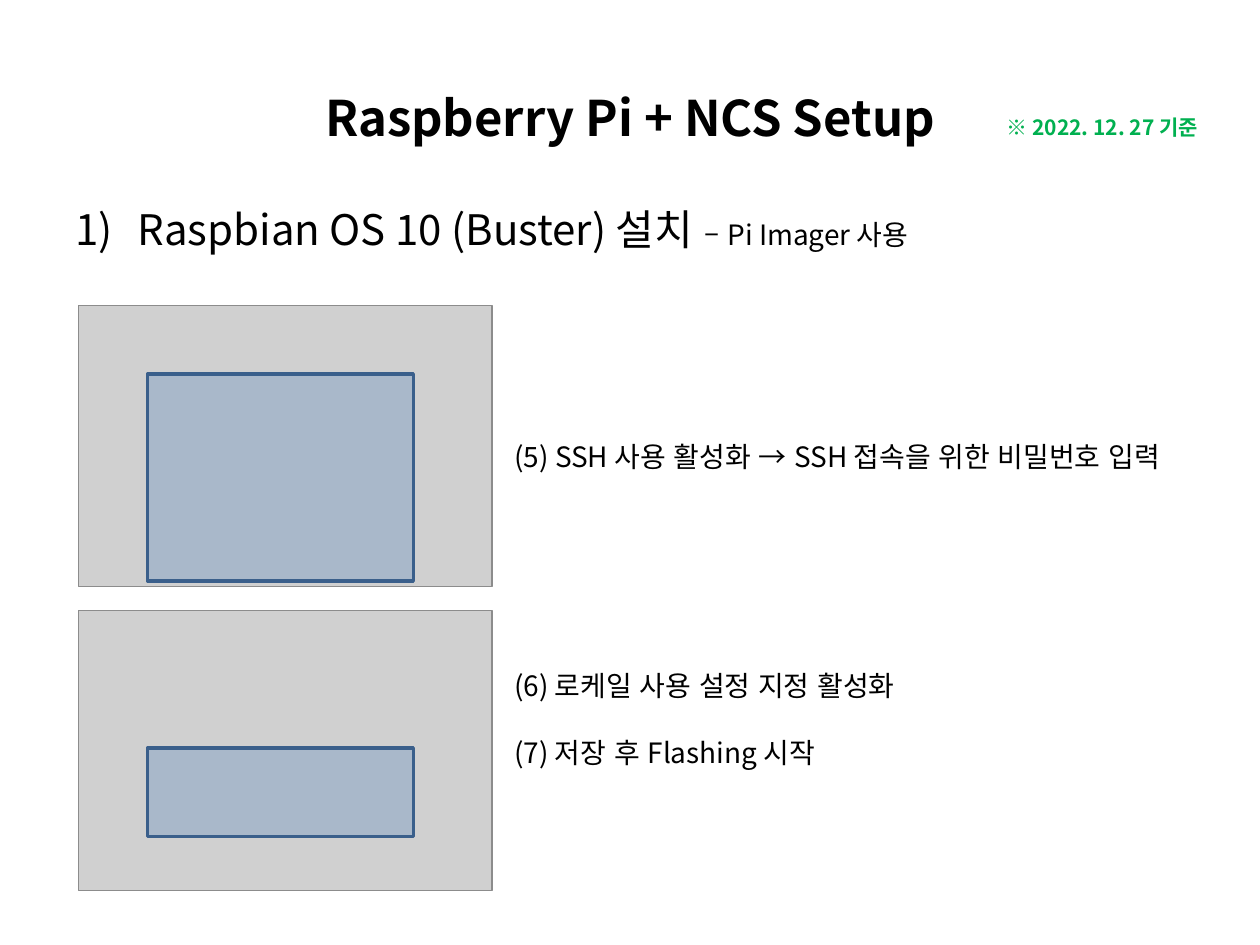
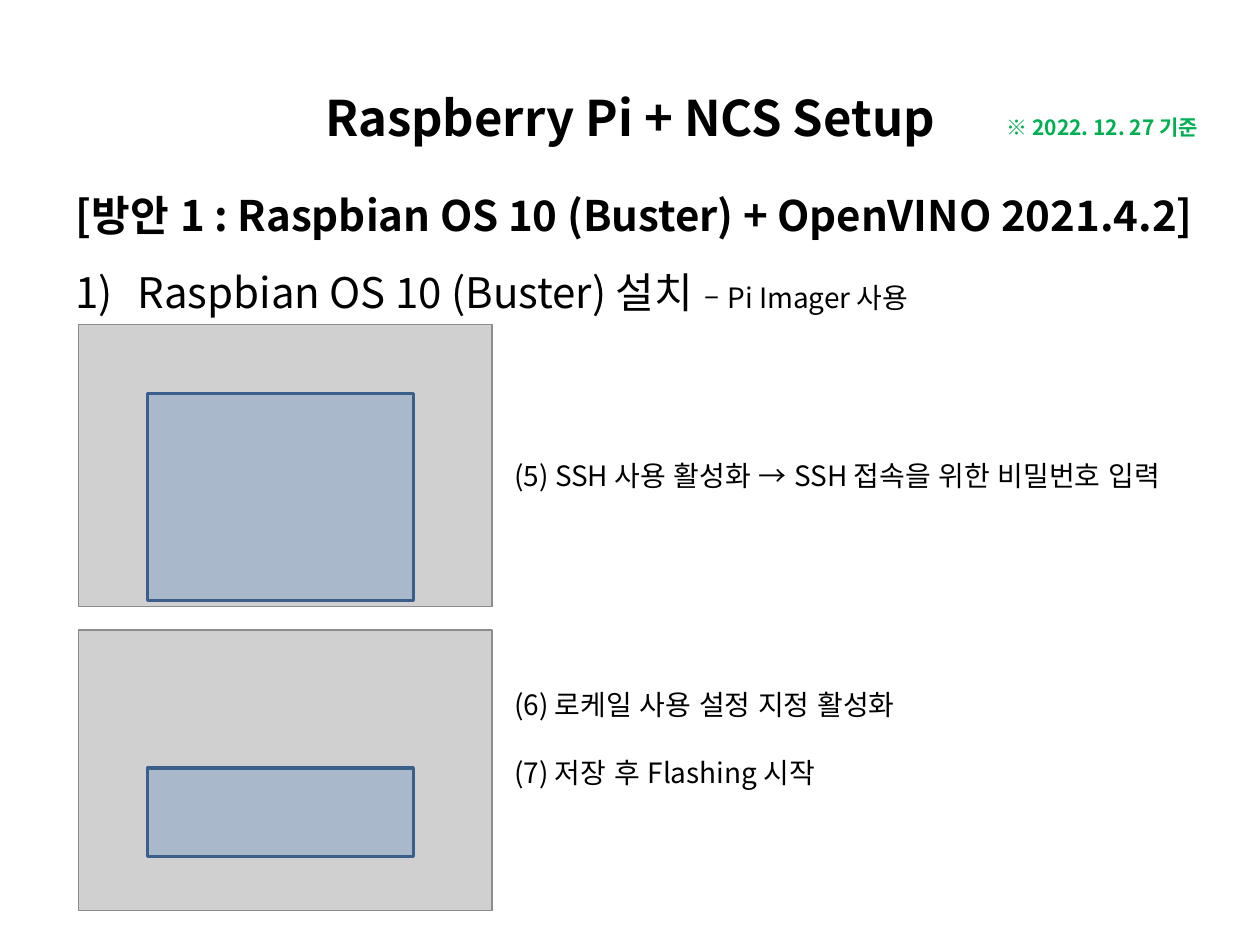
Before and after one commit to luwis93choi/Lecture-Materials-, a slide deck: slide 5 of Raspberry Pi + NCS Setup.pptx. Drawn at 1260x945 pixels with LibreOffice and Linux fonts; fonts in the diff are those of the drawing; grey boxes stand for pictures. Boxes give left, top, right and bottom in pixels: in the first picture for what was removed or moved away, otherwise in the second. Text is boxed around its words. In the diff, an @@ line names an element or a change of style, - is before the commit and + after.

Commit message:
Updates on Raspberry Pi + NCS Setup

```diff
--- a/Raspberry Pi + NCS Setup.pptx
+++ b/Raspberry Pi + NCS Setup.pptx
@@ text "[방안 1 : Raspbian OS ...": place and size @@
-text "[방안 1 : Raspbian OS ..." at box(138, 210, 908, 255)
+text "[방안 1 : Raspbian OS ..." at box(76, 195, 1193, 318)
@@ text at box(76, 195, 1193, 240): paragraph added @@
+[방안 1 : Raspbian OS 10 (Buster) + OpenVINO 2021.4.2]
@@ text at box(138, 273, 908, 318): line spacing 1 to 1.5 @@
@@ 2 pictures, 2 texts, 2 rectangles: place and size @@
-2 pictures, 2 texts, 2 rectangles at box(78, 305, 1159, 891)
+2 pictures, 2 texts, 2 rectangles at box(78, 325, 1159, 911)
```
Also in this commit, not shown: 5 other slides changed, 5 slides added.
